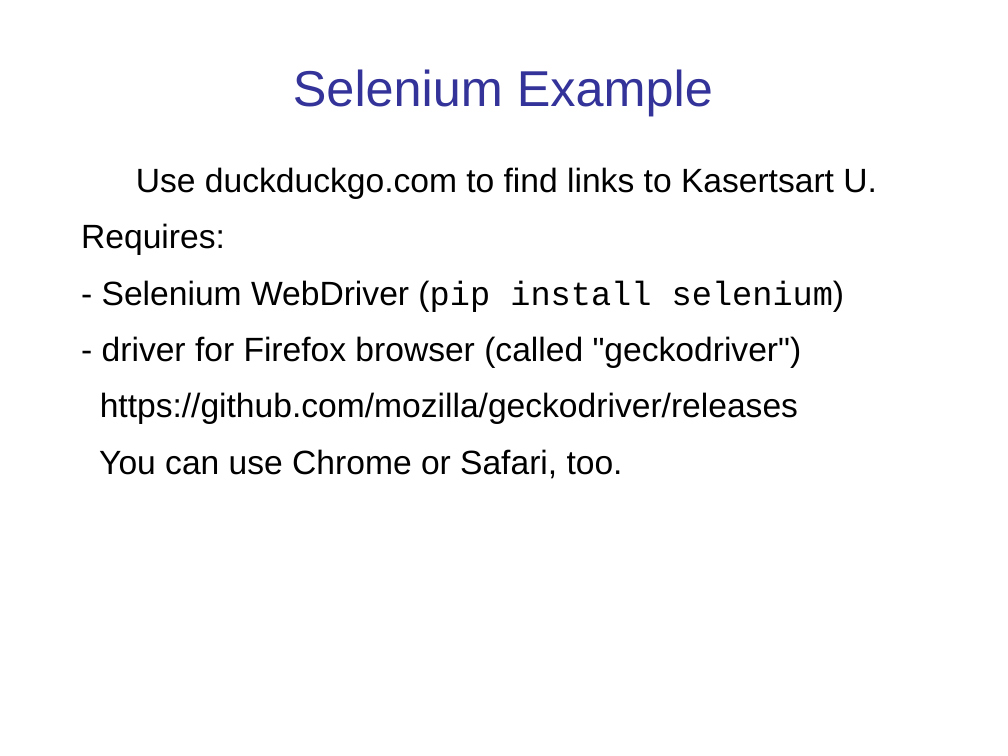
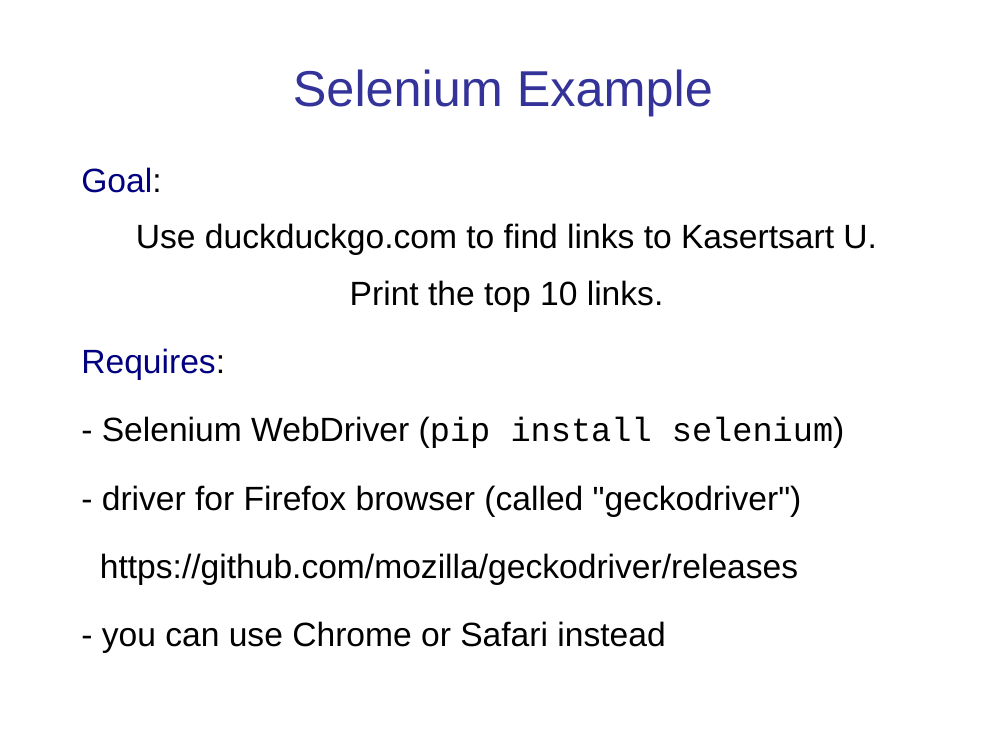
Before and after one commit to cpske/ISP, a slide deck: slide 14 of testing/WebTesting.ppt (slide 13 before the commit). Drawn at 1008x756 pixels with LibreOffice and Linux fonts; fonts in the diff are those of the drawing. Boxes give left, top, right and bottom in pixels: in the first picture for what was removed or moved away, otherwise in the second. Text is boxed around its words. In the diff, an @@ line names an element or a change of style, - is before the commit and + after.

```diff
--- a/testing/WebTesting.ppt
+++ b/testing/WebTesting.ppt
@@ text at [81,167,161,193]: paragraph added @@
+Goal:
@@ text at [81,223,877,585]: text colour #000000 to #000080 in "Requires:"; more space between paragraphs @@
@@ text at [350,280,664,312]: paragraph added @@
+Print the top 10 links.
@@ text at [102,621,665,653]: text changed @@
-You can use Chrome or Safari, too.
+- you can use Chrome or Safari instead
```
Also in this commit, not shown: 12 other slides changed, 2 slides added, 5 other files.
